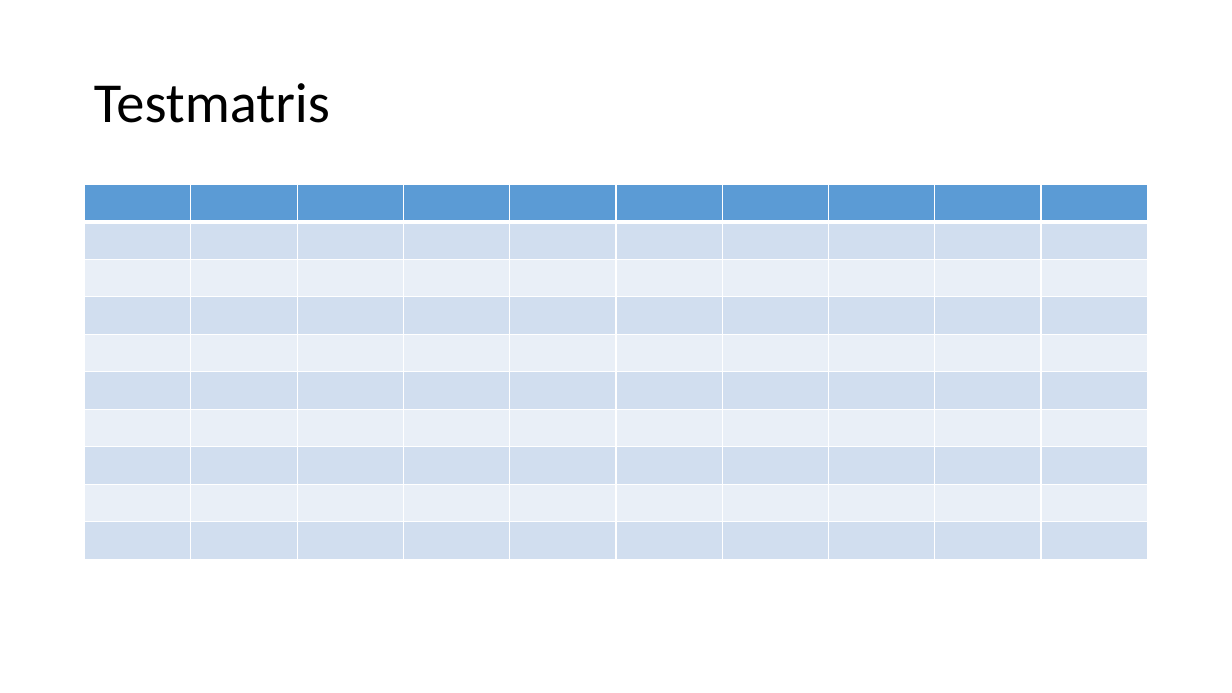
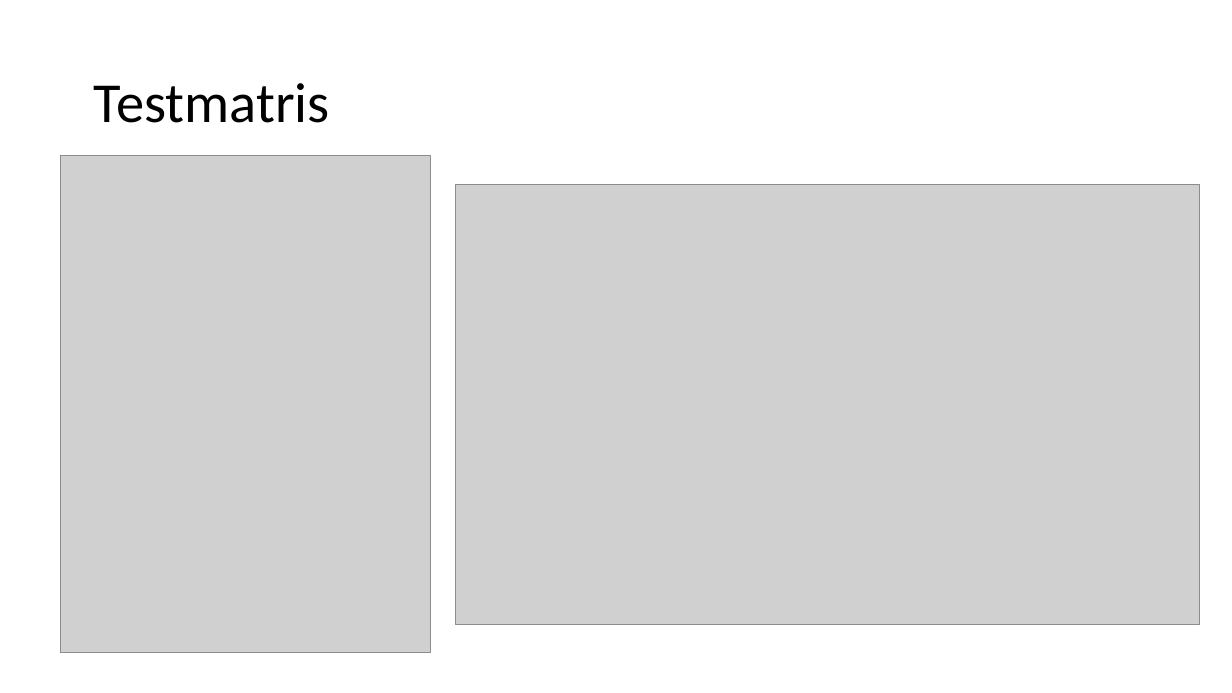
Before and after one commit to hampusidstam/InteGame, a slide deck: slide 20 of docs/Slutredovisning_grp5_v8.pptx. Drawn at 1232x693 pixels with LibreOffice and Linux fonts; fonts in the diff are those of the drawing; grey boxes stand for pictures. Boxes give left, top, right and bottom in pixels: in the first picture for what was removed or moved away, otherwise in the second. Text is boxed around its words. In the diff, an @@ line names an element or a change of style, - is before the commit and + after.

Commit message:
Added EP in PPT

```diff
--- a/docs/Slutredovisning_grp5_v8.pptx
+++ b/docs/Slutredovisning_grp5_v8.pptx
@@ picture added at [60,155,431,653] @@
@@ table removed at [85,185,1148,560], 10 rows, 10 columns @@
- |  |  |  |  |  |  |  |  | 
- |  |  |  |  |  |  |  |  | 
- |  |  |  |  |  |  |  |  | 
- |  |  |  |  |  |  |  |  | 
- |  |  |  |  |  |  |  |  | 
- |  |  |  |  |  |  |  |  | 
- |  |  |  |  |  |  |  |  | 
- |  |  |  |  |  |  |  |  | 
- |  |  |  |  |  |  |  |  | 
- |  |  |  |  |  |  |  |  | 
@@ picture added at [456,185,1200,625] @@
```
Also in this commit, not shown: 1 other slide changed, 1 other file.
